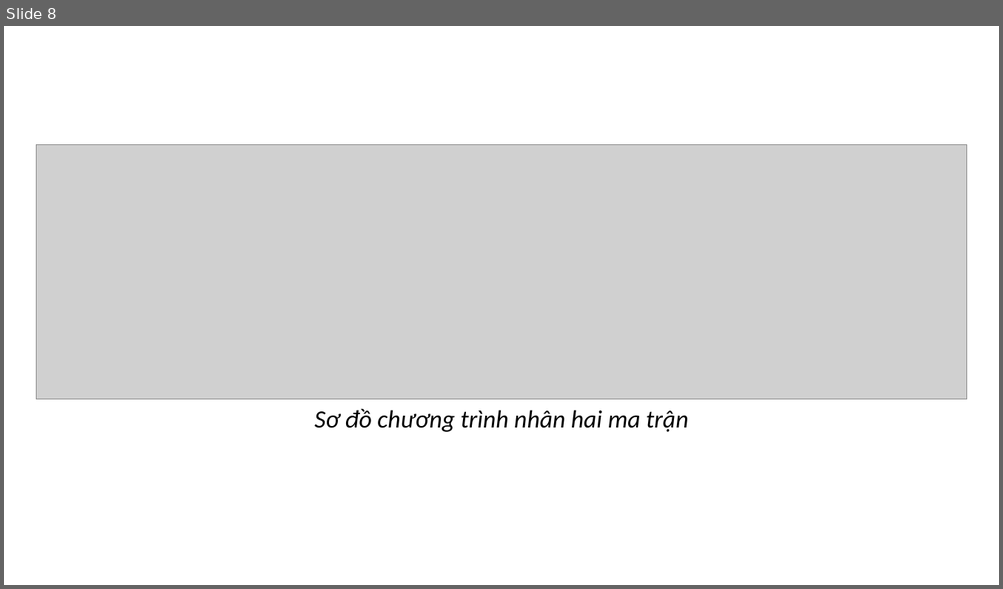
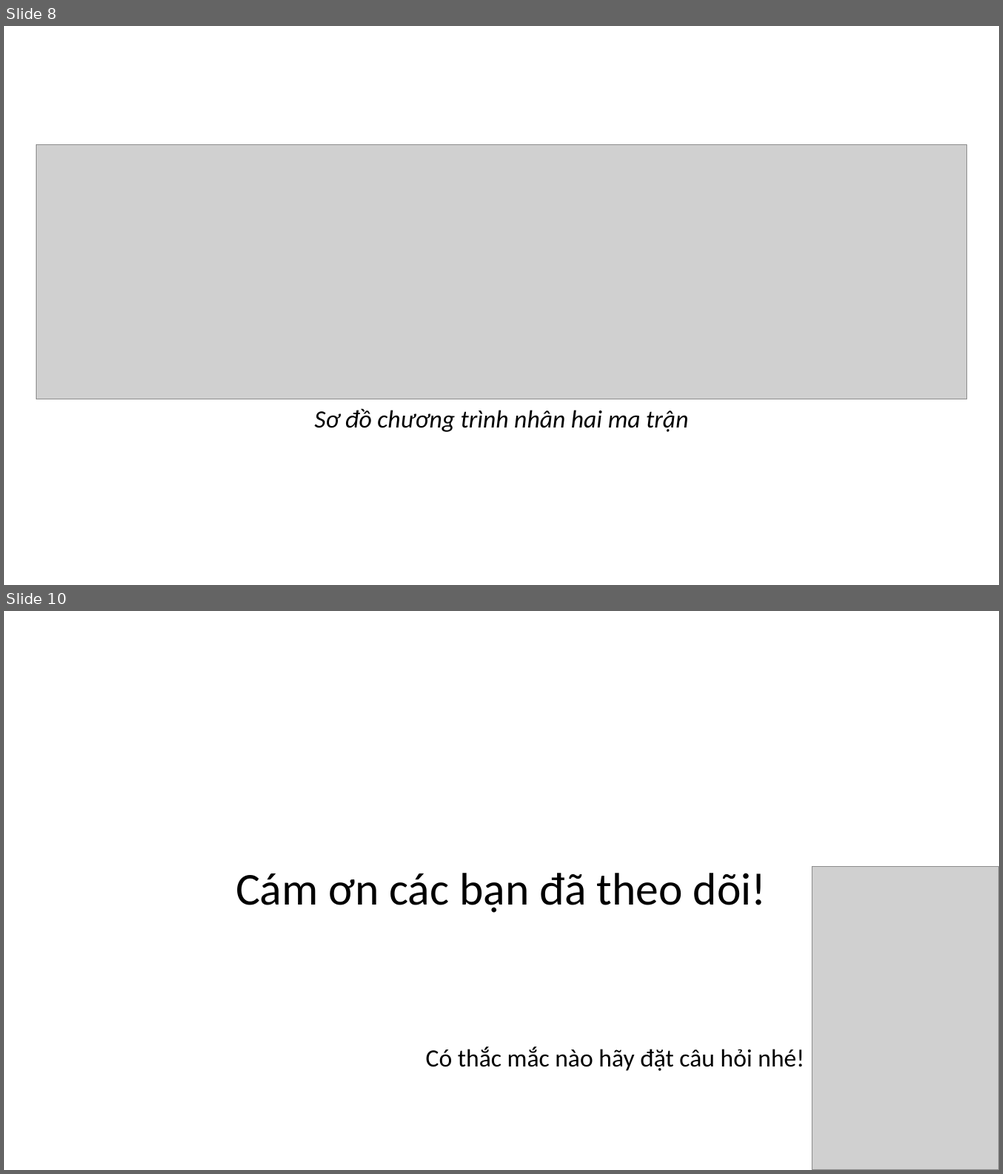
Before and after one commit to ngosangns/multithread-matrix-multiplication, a slide deck: presentation/multithread-matrix-multiplication.pptx. Shown one above the other, each under a label of ours: slide 8 before the commit, slides 8 and 10 after it; the slides between them are not shown. The pictures are 1003x589 and 1003x1174 pixels, drawn with LibreOffice and Linux fonts; fonts in the diff are those of the drawing; grey boxes stand for pictures; background and template pictures are left out. Boxes give left, top, right and bottom in pixels: in the first picture for what was removed or moved away, otherwise in the second. Text is boxed around its words. In the diff, an @@ line names an element or a change of style, - is before the commit and + after.

```diff
--- a/presentation/multithread-matrix-multiplication.pptx
+++ b/presentation/multithread-matrix-multiplication.pptx
@@ slide 10 added at [4,611,999,1170], background picture (left out) @@
@@ title added at [236,873,766,913], 44 pt, text #000000 @@
+Cám ơn các bạn đã theo dõi!
@@ picture added at [812,867,999,1170] @@
@@ text added at [426,1047,804,1071], 24 pt, text #000000 @@
+Có thắc mắc nào hãy đặt câu hỏi nhé!
```
Also in this commit, not shown: 1 other slide added, 1 slide removed, 9 other files.
